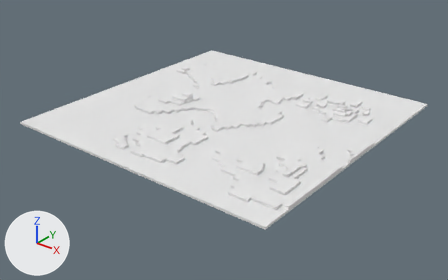
An edit to the OBJ model GameJam2020/Assets/Models/world/LeftWorld.obj, drawn before and after from the same camera.
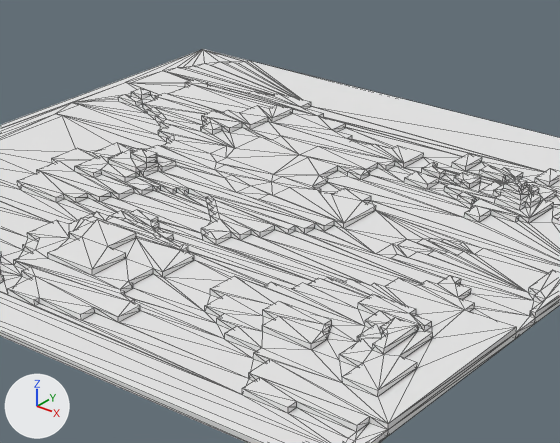
Old and new are each drawn whole from a camera (50 mm lens) standing at (153.1, -196.0, 108.2) and looking at (1.5, -6.5, -9.3) and again close up on the part from 28% to 80% of the width and 11% to 77% of the height. The axes (+X, +Y, +Z) are drawn at lower left. The lights are the same throughout. The close-ups show mesh edges as thin lines. Where no turn or scale is listed for an object, it has been applied to the vertices. Vertices at the same position are counted once.

The first close-up shows 'LeftWorld'.
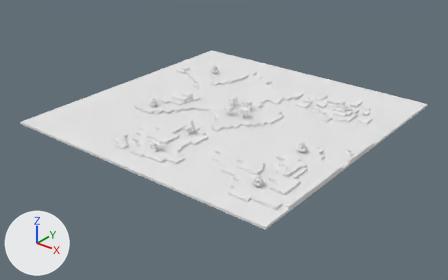
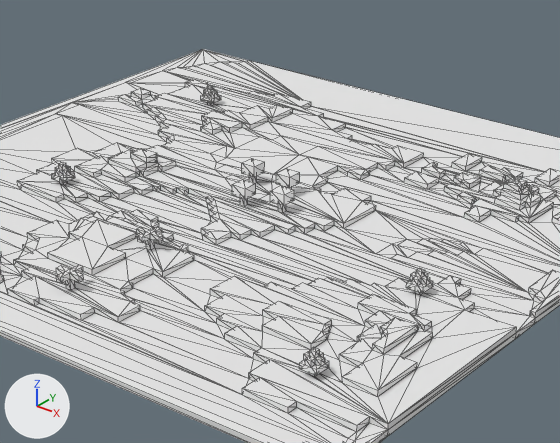
Pixel boxes (x1, y1, x2, y2) of what changed, in the close-ups (560 x 443 px):
part 1 of me_leftworld, added: after (18, 158, 343, 316)
part 2 of me_leftworld, added: after (254, 268, 465, 423)
part 3 of me_leftworld, added: after (168, 84, 251, 113)

The edits, one by one:
me_leftworld is used by ob_leftworld; location (0.0, 0.0, 0.0).
me_leftworld had 1342 vertices, 2680 faces and spanned x -63.0..63.0, y -63.0..63.0, z 0.0..5.0.
me_leftworld now has 1638 vertices, 3272 faces and spans x -63.0..63.0, y -63.0..63.0, z 0.0..6.0.
me_leftworld part 1: 164 vertices added at x -31.0..11.0, y -50.0..6.0, z 2.0..6.0.
me_leftworld part 2: 88 vertices added at x 44.0..49.0, y -47.0..-13.0, z 2.0..6.0.
me_leftworld part 3: 44 vertices added at x -37.0..-34.0, y 31.0..34.0, z 2.0..6.0.
